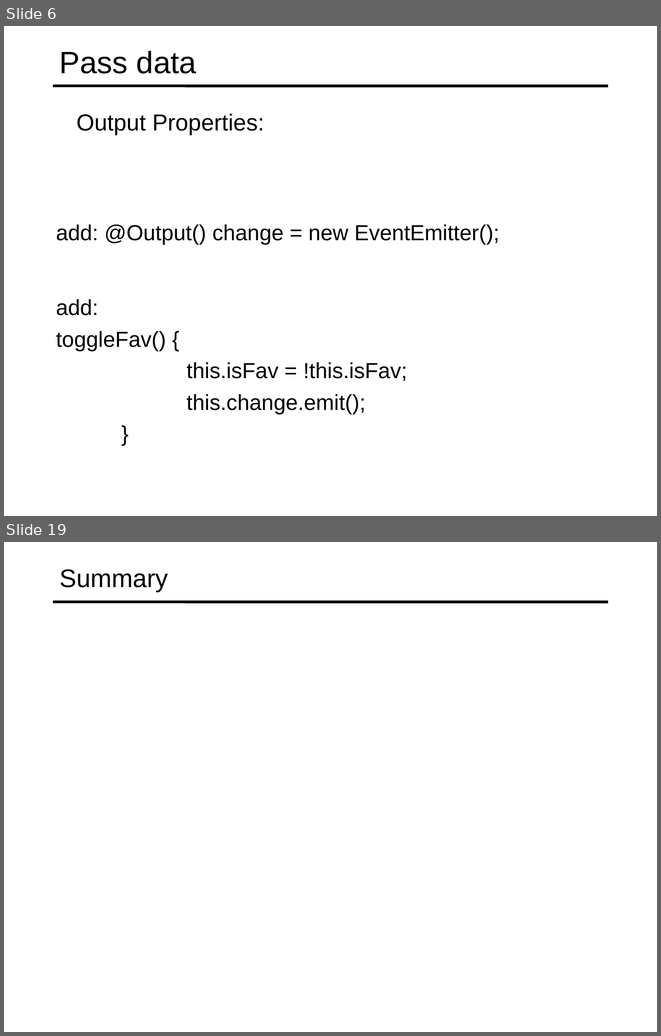
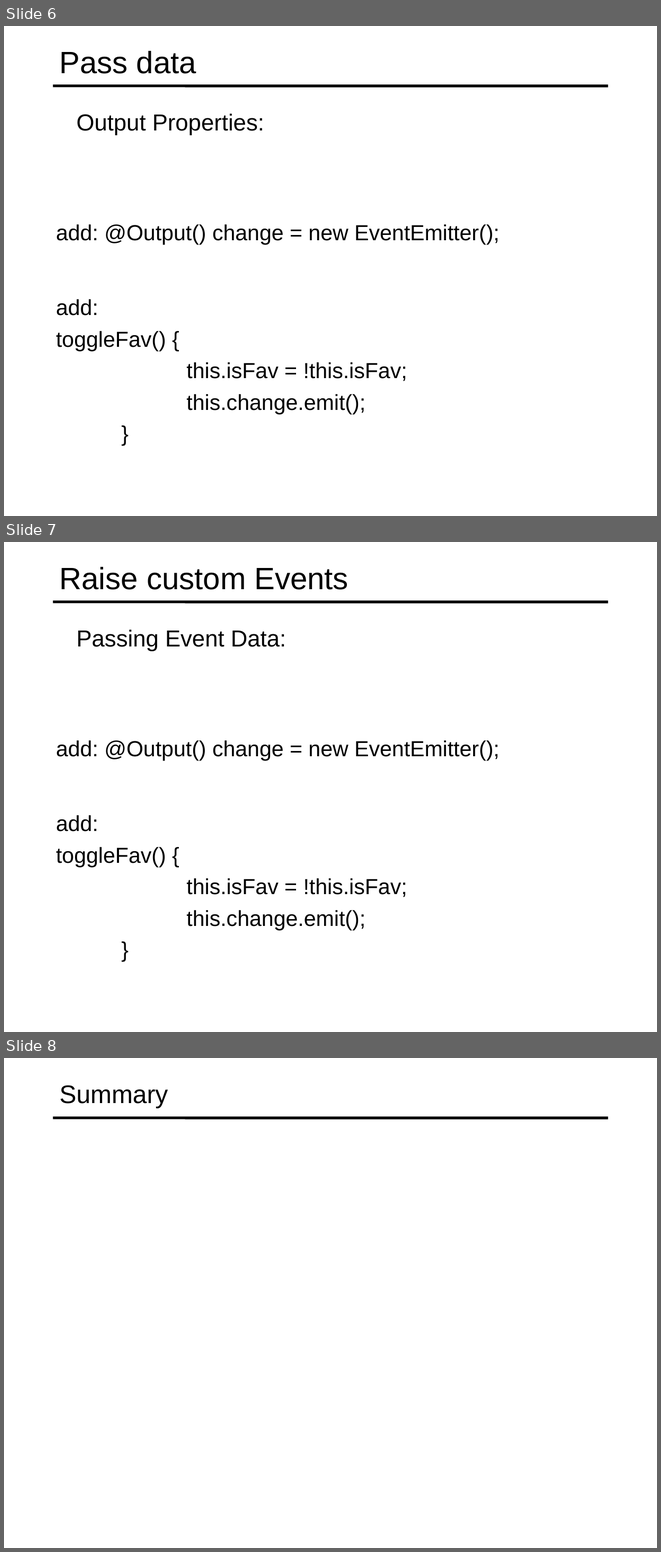
Before and after one commit to specter01wj/Jago_Link_Training, a slide deck: Angular/Angular7/Angular Advanced Course/Essentials/3.Building Re-usable Components/L3_Building Re-usable Components.ppt. Shown one above the other, each under a label of ours: slides 6 and 19 before the commit, slides 6, 7 and 8 after it; the slides between them are not shown. The pictures are 661x1036 and 661x1552 pixels, drawn with LibreOffice and Linux fonts; fonts in the diff are those of the drawing. Boxes give left, top, right and bottom in pixels: in the first picture for what was removed or moved away, otherwise in the second. Text is boxed around its words. In the diff, an @@ line names an element or a change of style, - is before the commit and + after.

```diff
--- a/Angular/Angular7/Angular Advanced Course/Essentials/3.Building Re-usable Components/L3_Building Re-usable Components.ppt
+++ b/Angular/Angular7/Angular Advanced Course/Essentials/3.Building Re-usable Components/L3_Building Re-usable Components.ppt
@@ slide 7 added at <box>4,542,657,1032</box>, background #FFFFFF; not listed: 1 template element that a slide beside it also shows @@
@@ title added at <box>60,567,348,590</box>, 34 pt, text #000000 @@
+Raise custom Events
@@ text added at <box>77,629,286,651</box>, 25.5 pt, text #000000 @@
+  Passing Event Data:
@@ text added at <box>56,740,500,761</box>, 24 pt, text #000000 @@
+  add: @Output() change = new EventEmitter();
@@ text added at <box>56,815,407,930</box>, 24 pt, text #000000 @@
+  add:
+  toggleFav() {
+  this.isFav = !this.isFav;
+  this.change.emit();
+  }
@@ what was slide 19 is now slide 8 @@
```
Also in this commit, not shown: 12 slides removed.
